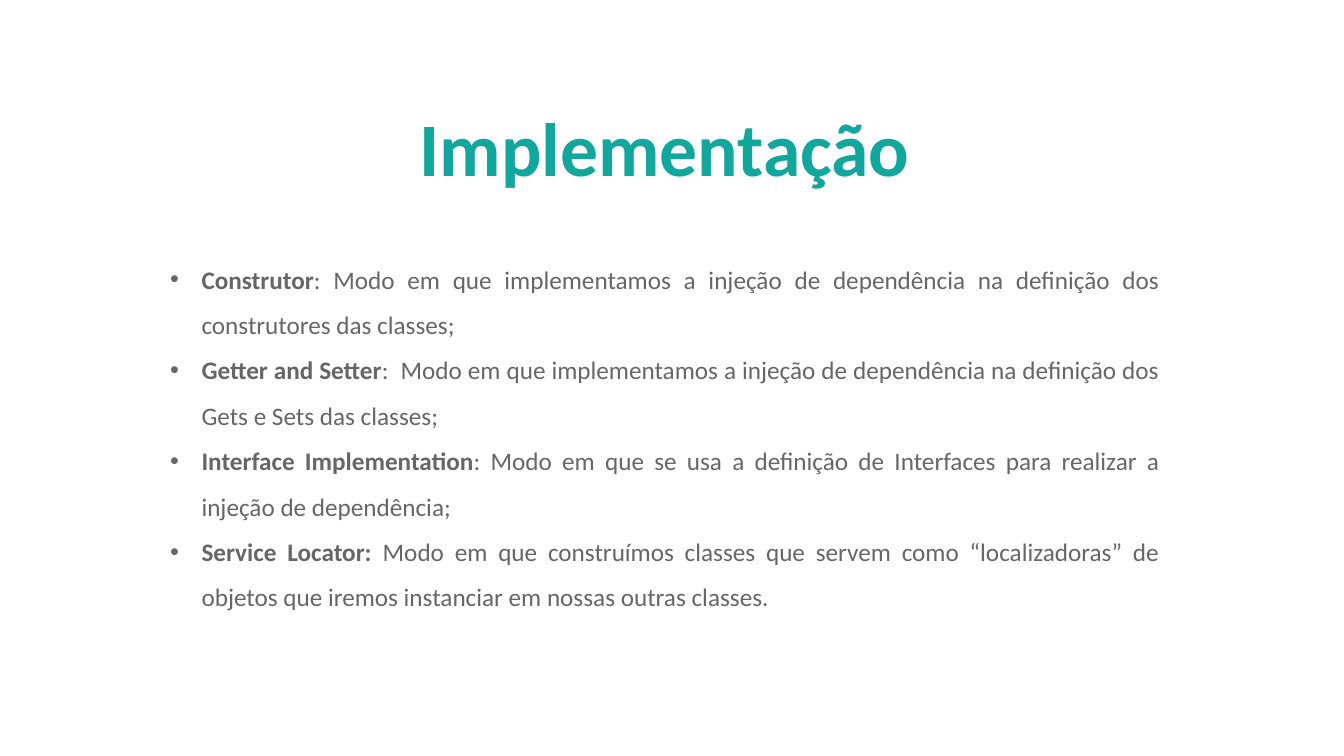
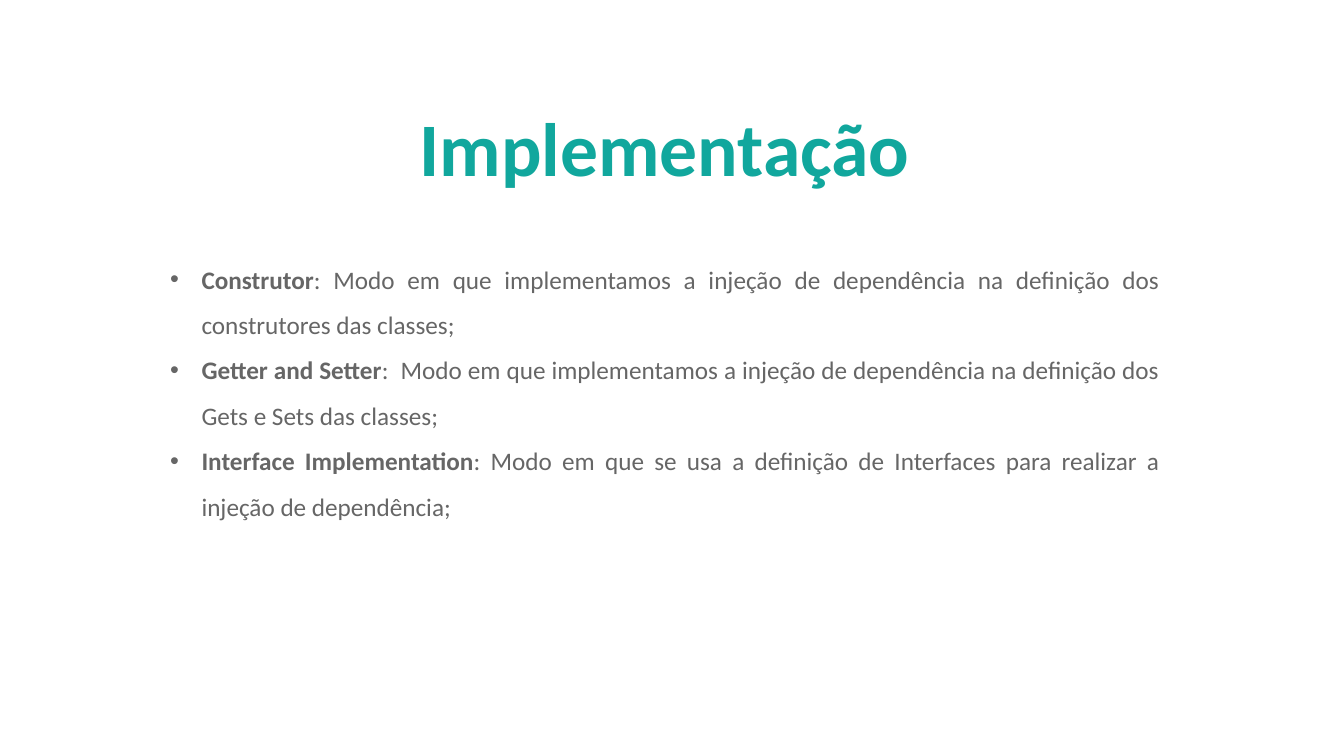
Before and after one commit to AlberttSantos/treinamento-solid, a slide deck: slide 26 of doc/InjecaoDependencia.pptx (slide 25 before the commit). Drawn at 1344x756 pixels with LibreOffice and Linux fonts; fonts in the diff are those of the drawing; background and template pictures are left out. Boxes give left, top, right and bottom in pixels: in the first picture for what was removed or moved away, otherwise in the second. Text is boxed around its words. In the diff, an @@ line names an element or a change of style, - is before the commit and + after.

```diff
--- a/doc/InjecaoDependencia.pptx
+++ b/doc/InjecaoDependencia.pptx
@@ text at [202,543,1159,611]: paragraph removed @@
-                • Service Locator: Modo em que construímos classes que servem como “localizadoras” de objetos que iremos instanciar em nossas outras classes.
```
Also in this commit, not shown: 5 other slides changed, 2 slides added, 3 other files.
